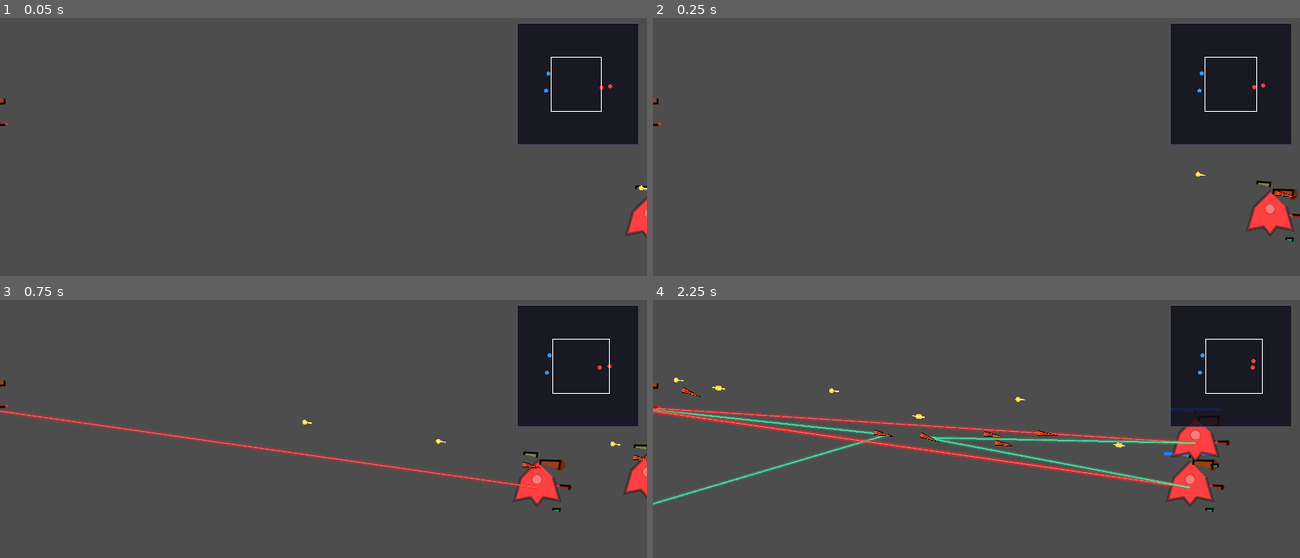
Above: before the commit, frames 1-4 (two rows, left to right).
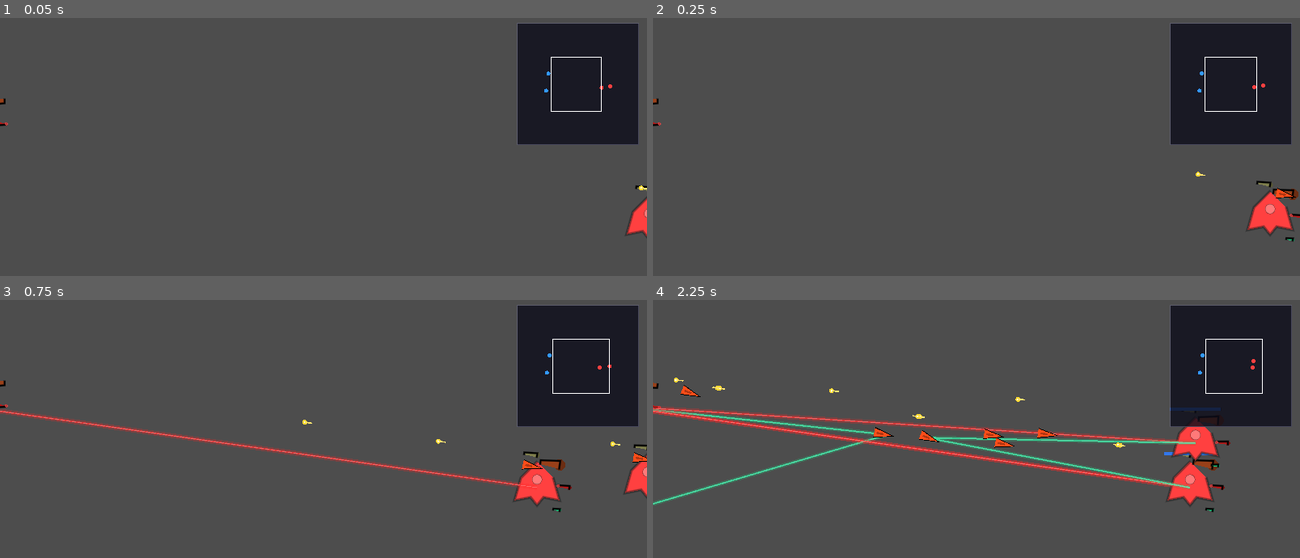
Above: after the commit, the same moments.

Repository: ZhanXuzhao/SpaceRTS
Game: Godot game, scene res://scenes/main.tscn
The game is run twice, just before and just after one commit, with the same random seed, the same clock (stepped at 60 frames per second) and the same inputs.
Inputs (mouse positions are in pixels of both pictures, inside the frame that each line leads up to):
- Up to frame 1 (0.05 s): no input
- Up to frame 2 (0.25 s): no input
- Up to frame 3 (0.75 s): tap Enter at 0.5 s; move the mouse to (465, 462) at 0.52 s; hold W from 0.53 s (still down); tap R at 0.6 s; click (465, 462) at 0.67 s
- Up to frame 4 (2.25 s): release W at 1.25 s; drag from (847, 498) to (1190, 488) at 1.27 s; move the mouse to (1041, 400) at 2.02 s; hold W from 2.03 s (still down); hold Shift from 2.03 s (still down)

Frame 1 is identical in both runs. In frame 2, less than 0.1% of the frame differs, in the area x 96-100%, y 65-70%; in frame 3, less than 0.1%; in frame 4, 0.3%, in the area x 4-63%, y 32-58%.

Commit message:
Fix missile triangle: wider base (size*2) so tip angle is visible

Diff:
--- a/scripts/projectile.gd
+++ b/scripts/projectile.gd
@@ -108,8 +108,8 @@
 func _draw() -> void:
 	if is_homing:
 		# 导弹：三角形，高宽比4，方向与速度一致
-		var half_h = projectile_size * 2.0   # 高度 = size * 4，一半 = size * 2
-		var half_w = projectile_size * 0.5   # 宽度 = size * 1，一半 = size * 0.5
+		var half_h = projectile_size * 2.0   # 高度 = size * 4
+		var half_w = projectile_size * 1.0   # 宽度 = size * 2
 		var tip = _direction * half_h
 		var perp = _direction.rotated(deg_to_rad(90))
 		var b1 = -_direction * half_h + perp * half_w
